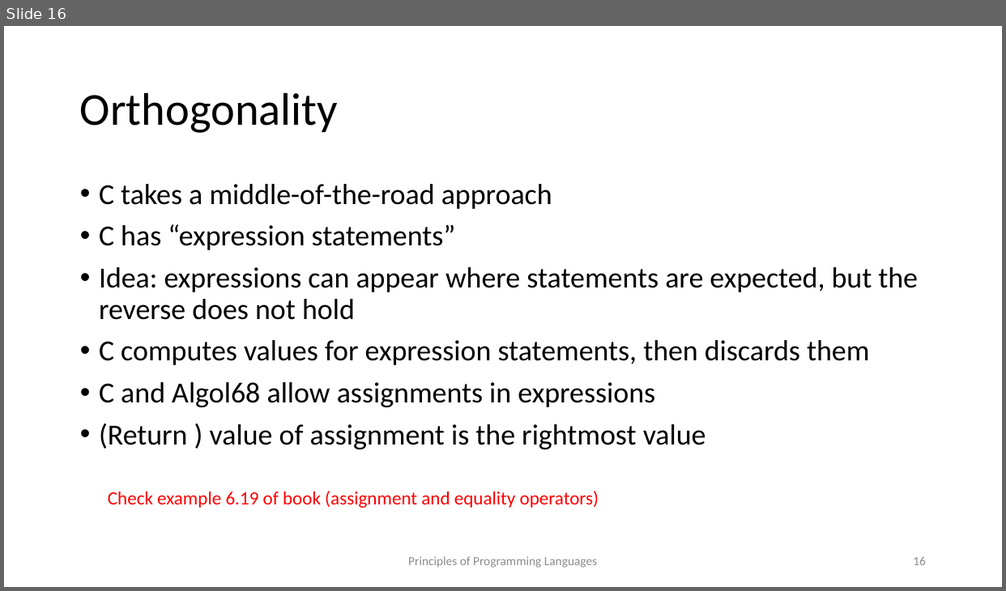
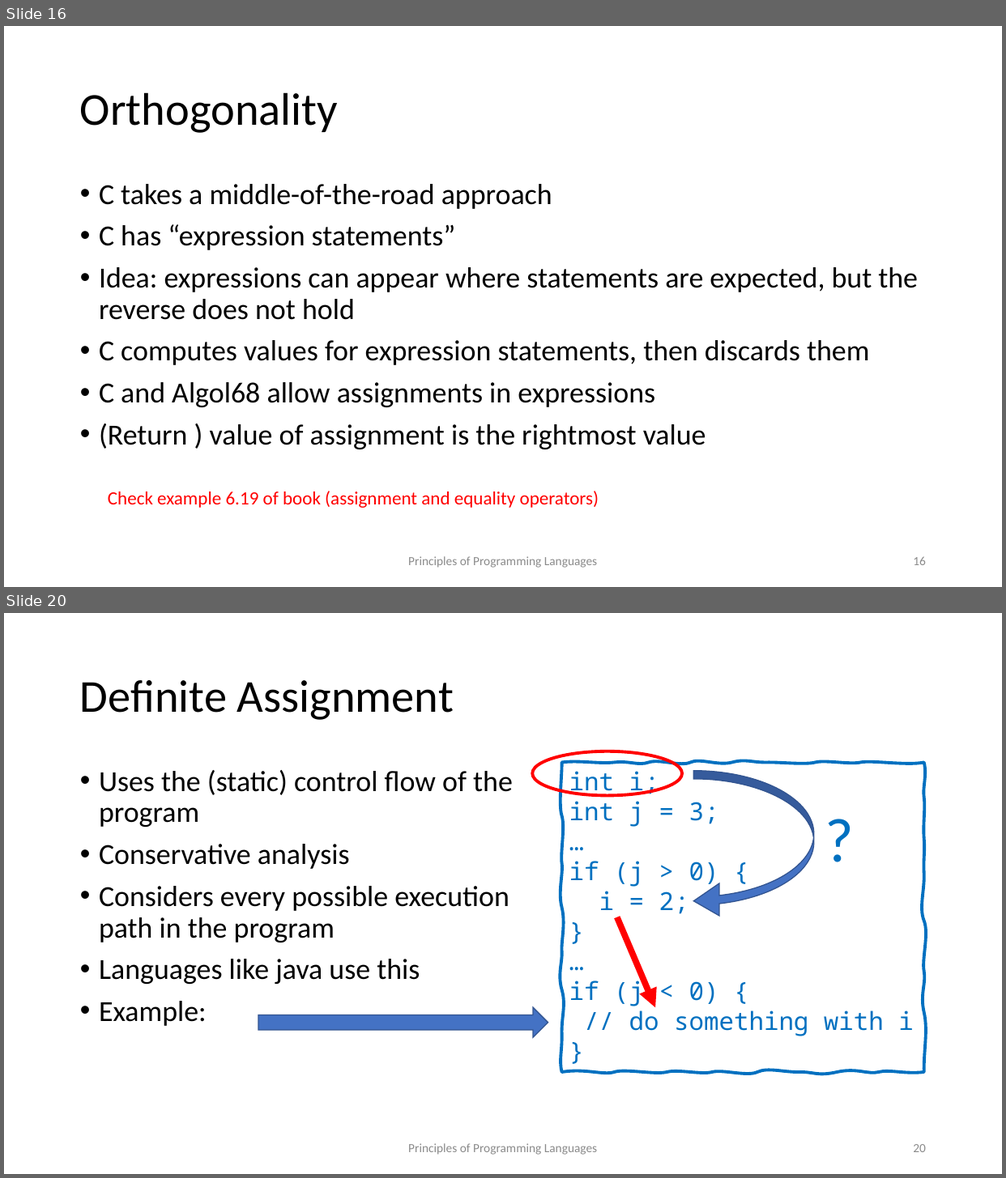
Before and after one commit to kongm/pl-design, a slide deck: control-flow.pptx. Shown one above the other, each under a label of ours: slide 16 before the commit, slides 16 and 20 after it; the slides between them are not shown. The pictures are 1006x591 and 1006x1178 pixels, drawn with LibreOffice and Linux fonts; fonts in the diff are those of the drawing. Boxes give left, top, right and bottom in pixels: in the first picture for what was removed or moved away, otherwise in the second. Text is boxed around its words. In the diff, an @@ line names an element or a change of style, - is before the commit and + after.

```diff
--- a/control-flow.pptx
+++ b/control-flow.pptx
@@ slide 20 added at <box>4,613,1002,1174</box>, background #FFFFFF @@
@@ title added at <box>80,680,454,720</box>, 44 pt, text #000000 @@
+Definite Assignment
@@ ellipse added at <box>533,752,682,796</box>, outline #FF0000 3 pt @@
@@ text added at <box>99,770,513,1026</box>, 28 pt, text #000000 @@
+• Uses the (static) control flow of the program
+• Conservative analysis
+• Considers every possible execution path in the program
+• Languages like java use this
+• Example:
@@ freeform shape added at <box>562,763,924,1072</box>, outline #0070C0 3 pt, 24 pt, text #0070C0 @@
+int i;
+int j = 3;
+…
+if (j > 0) {
+i = 2;
+}
+…
+if (j < 0) {
+// do something with i
+}
@@ curved left arrow added at <box>693,771,814,918</box>, fill #4472C4, outline #325491 1 pt @@
@@ text added at <box>818,796,862,879</box>, 60 pt, text #0070C0 @@
+?
@@ arrow added from (617, 918) to (655, 1007), #FF0000 6 pt @@
@@ right arrow added at <box>258,1007,548,1037</box>, fill #4472C4, outline #325491 1 pt @@
@@ text added at <box>408,1144,597,1155</box>, 12 pt, text #8C8C8C @@
+Principles of Programming Languages
@@ page number added at <box>913,1144,926,1152</box>, 12 pt, text #8C8C8C @@
+20
```
Also in this commit, not shown: 12 other slides added, 1 other file.
